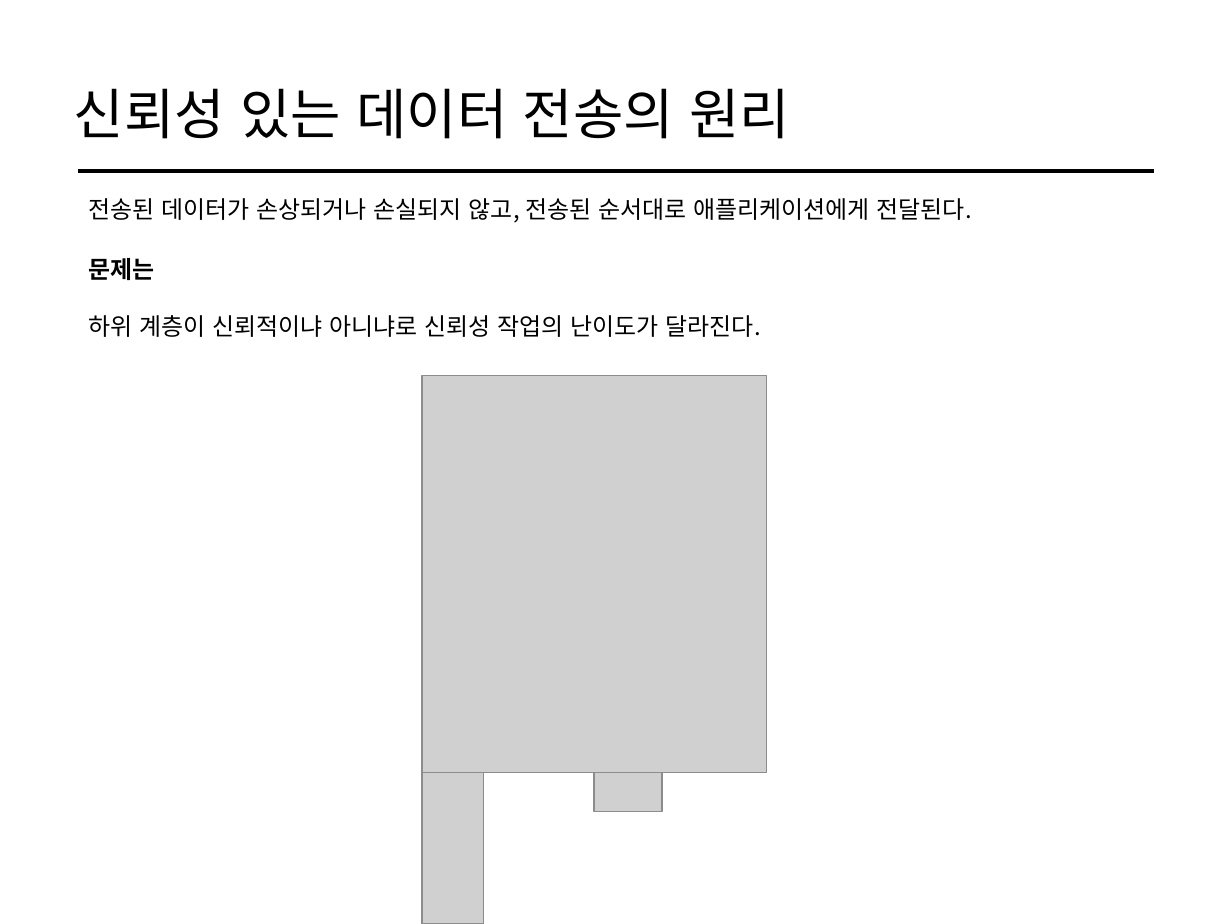
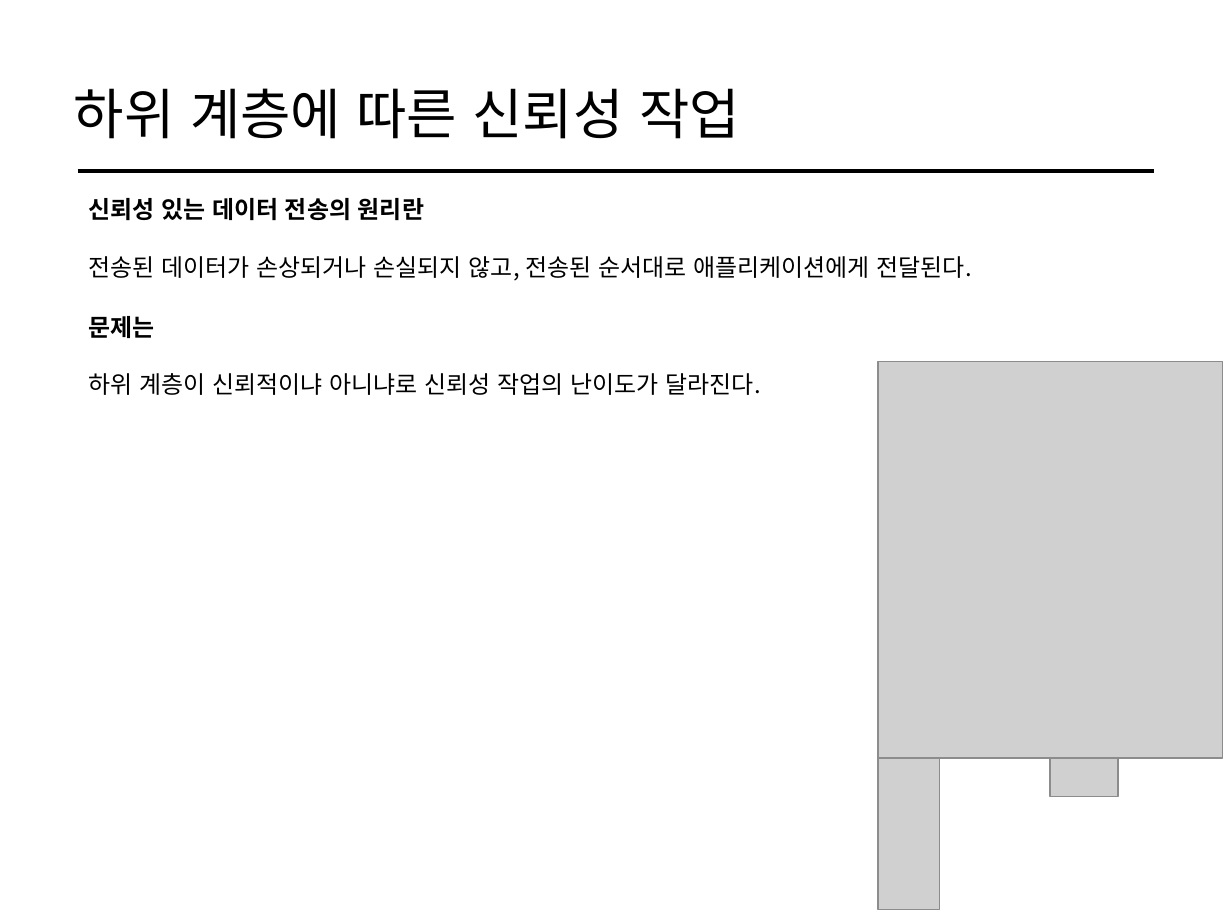
Before and after one commit to cs-study-org/cs-study, a slide deck: slide 7 of 18/yongki/FlowControl&ErrorControl.pptx. Drawn at 1232x924 pixels with LibreOffice and Linux fonts; fonts in the diff are those of the drawing; grey boxes stand for pictures. Boxes give left, top, right and bottom in pixels: in the first picture for what was removed or moved away, otherwise in the second. Text is boxed around its words. In the diff, an @@ line names an element or a change of style, - is before the commit and + after.

```diff
--- a/18/yongki/FlowControl&ErrorControl.pptx
+++ b/18/yongki/FlowControl&ErrorControl.pptx
@@ title at (74,88,740,139): text changed @@
-신뢰성 있는 데이터 전송의 원리
+하위 계층에 따른 신뢰성 작업
@@ text at (88,198,972,281): text changed @@
-전송된 데이터가 손상되거나 손실되지 않고, 전송된 순서대로 애플리케이션에게 전달된다.
+신뢰성 있는 데이터 전송의 원리란
+전송된 데이터가 손상되거나 손실되지 않고, 전송된 순서대로 애플리케이션에게 전달된다.
@@ text "문제는 하위 계층이 신뢰적이냐 아니냐로 ...": place and size @@
-text "문제는 하위 계층이 신뢰적이냐 아니냐로 ..." at (88,258,761,337)
+text "문제는 하위 계층이 신뢰적이냐 아니냐로 ..." at (88,316,761,395)
@@ 3 pictures: place and size @@
-3 pictures at (423,376,768,924)
+3 pictures at (878,361,1223,909)
```
Also in this commit, not shown: 2 other slides changed, 2 other files.
